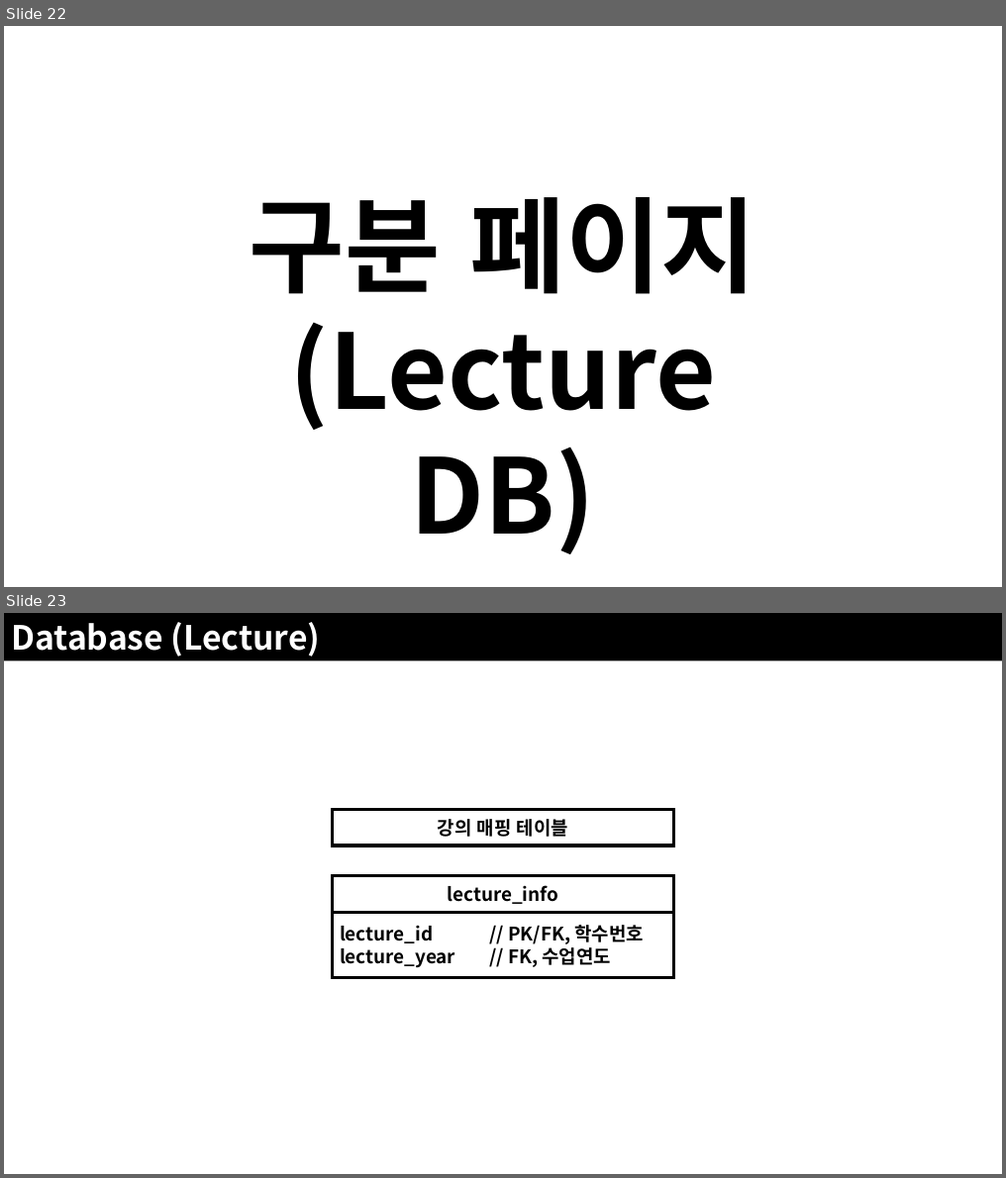
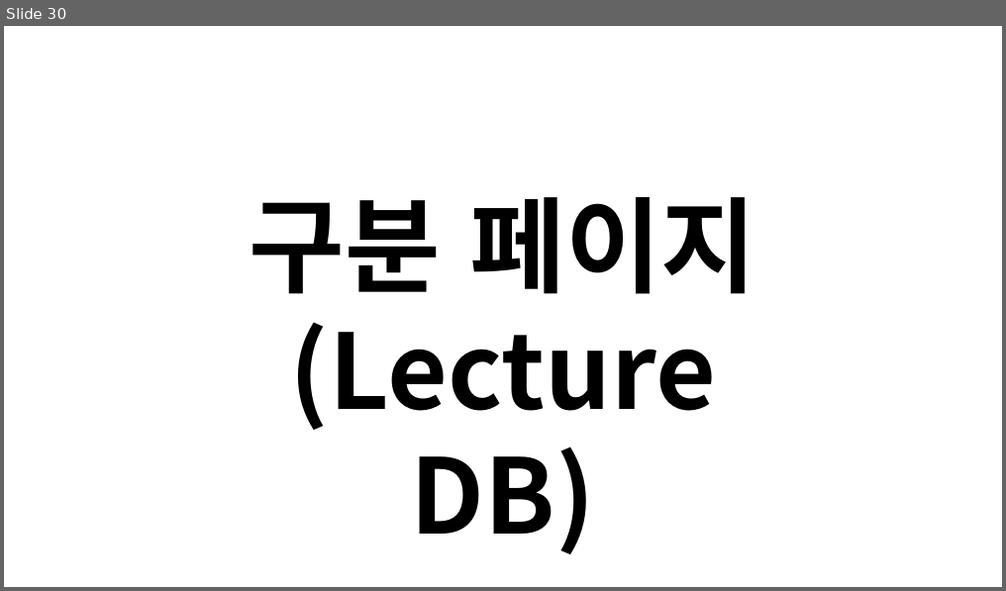
Before and after one commit to JoSihun/CGVR_Lab, a slide deck: documents/01_프로젝트_개발계획.pptx. Shown one above the other, each under a label of ours: slides 22 and 23 before the commit, slide 30 after it. The pictures are 1006x1178 and 1006x591 pixels, drawn with LibreOffice and Linux fonts; fonts in the diff are those of the drawing. Boxes give left, top, right and bottom in pixels: in the first picture for what was removed or moved away, otherwise in the second. Text is boxed around its words. In the diff, an @@ line names an element or a change of style, - is before the commit and + after.

```diff
--- a/documents/01_프로젝트_개발계획.pptx
+++ b/documents/01_프로젝트_개발계획.pptx
@@ slide 23 removed at (x1=4, y1=613, x2=1002, y2=1174), background #FFFFFF @@
@@ rectangle removed at (x1=4, y1=613, x2=1002, y2=661) @@
-Database (Lecture)
@@ rectangle removed at (x1=333, y1=809, x2=674, y2=846) @@
-강의 매핑 테이블
@@ rectangle removed at (x1=333, y1=876, x2=674, y2=913) @@
-lecture_info
@@ rectangle removed at (x1=333, y1=912, x2=674, y2=977) @@
-lecture_id // PK/FK, 학수번호
-lecture_year // FK, 수업연도
@@ what was slide 22 is now slide 30 @@
```
Also in this commit, not shown: 9 slides changed, 11 slides added, 4 other slides removed.
